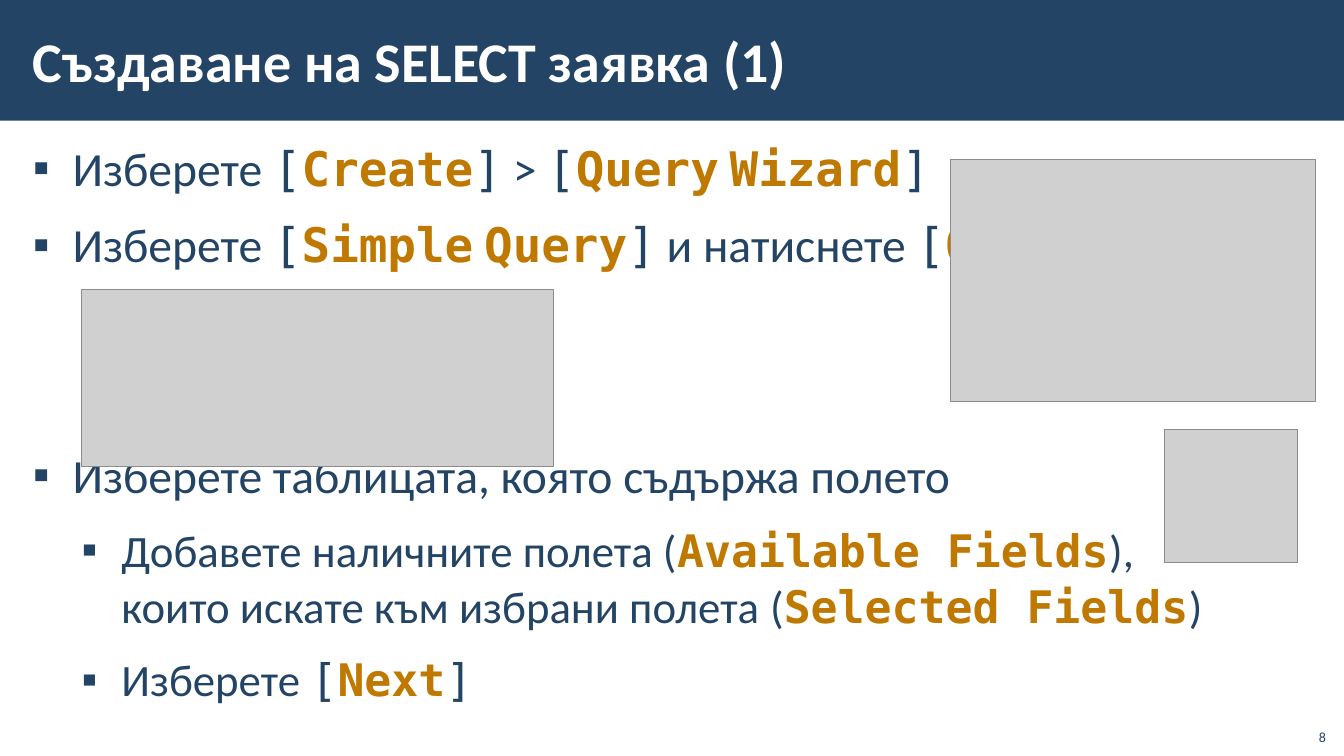
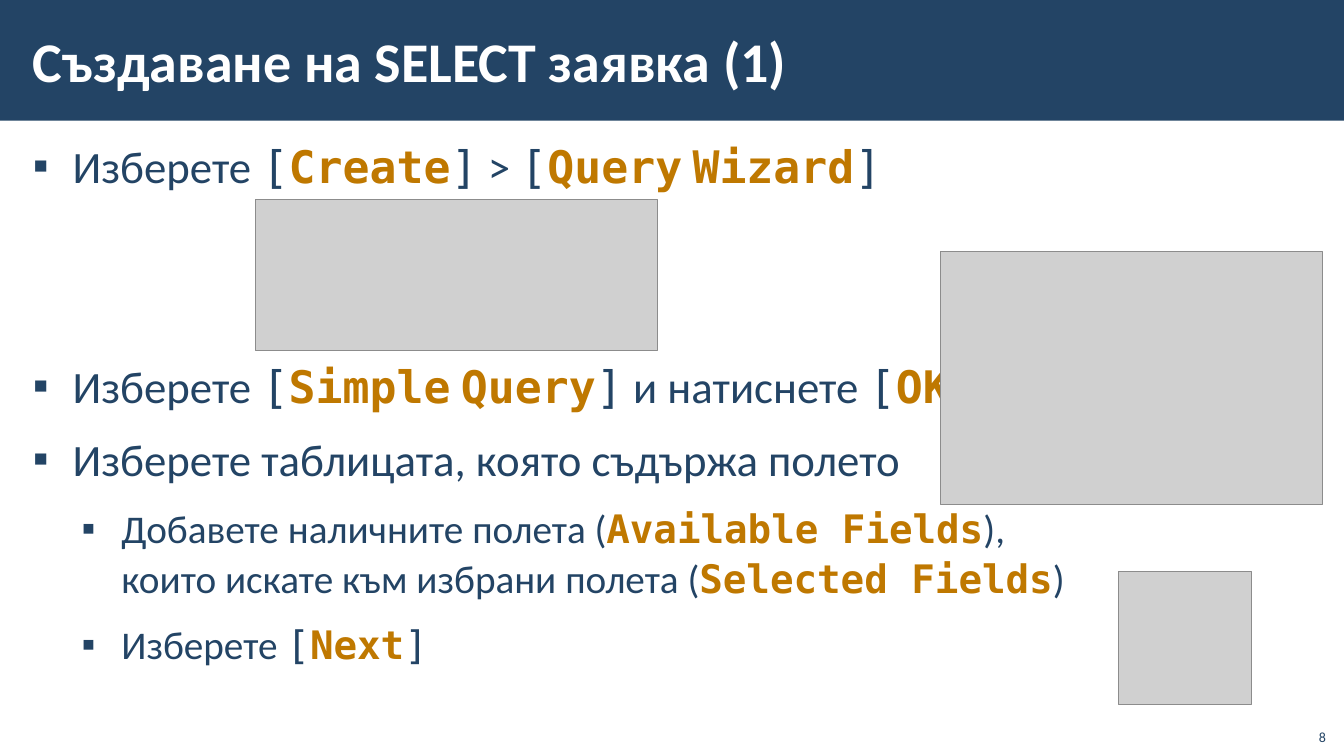
Before and after one commit to BG-IT-Edu/School-Programming, a slide deck: slide 8 of Courses/Software-Sciences/Module-3-Databases-New/13-MS-Access/11-MS-Access-Queries-Forms-Reports.pptx. Drawn at 1344x756 pixels with LibreOffice and Linux fonts; fonts in the diff are those of the drawing; grey boxes stand for pictures; background and template pictures are left out. Boxes give left, top, right and bottom in pixels: in the first picture for what was removed or moved away, otherwise in the second. Text is boxed around its words. In the diff, an @@ line names an element or a change of style, - is before the commit and + after.

```diff
--- a/Courses/Software-Sciences/Module-3-Databases-New/13-MS-Access/11-MS-Access-Queries-Forms-Reports.pptx
+++ b/Courses/Software-Sciences/Module-3-Databases-New/13-MS-Access/11-MS-Access-Queries-Forms-Reports.pptx
@@ text "Изберете [Create] > [Query Wizard]" at [73, 147, 1064, 666]: size 34 to 32 pt in "Изберете [Create] > [Query Wizard]", "Изберете [Simple Query] и натиснете [OK]", "Изберете таблицата, която съдържа полето"; size 32 to 28 pt in "Добавете наличните полета (Available Fields), които искате ...", "Изберете [Next]" @@
@@ picture: place and size @@
-picture at [82, 289, 554, 467]
+picture at [255, 200, 657, 351]
@@ picture: place and size @@
-picture at [951, 159, 1316, 401]
+picture at [941, 252, 1323, 505]
@@ picture: place and size @@
-picture at [1166, 430, 1299, 563]
+picture at [1119, 572, 1252, 705]
```
Also in this commit, not shown: 1 other slide changed.
